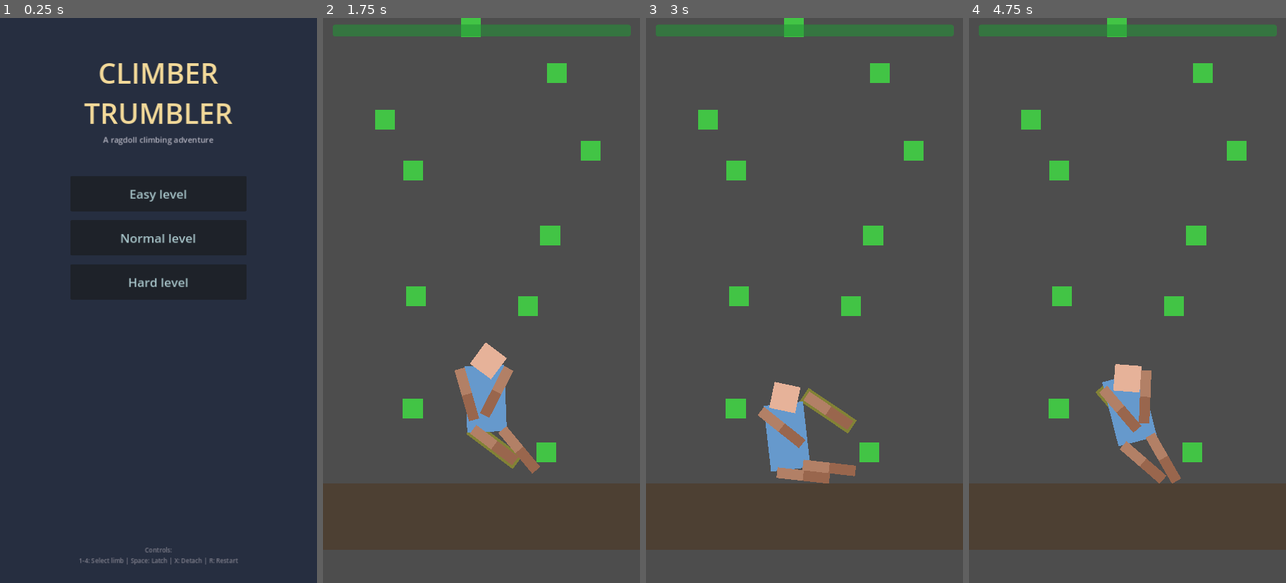
Above: before the commit, frames 1-4 (left to right).
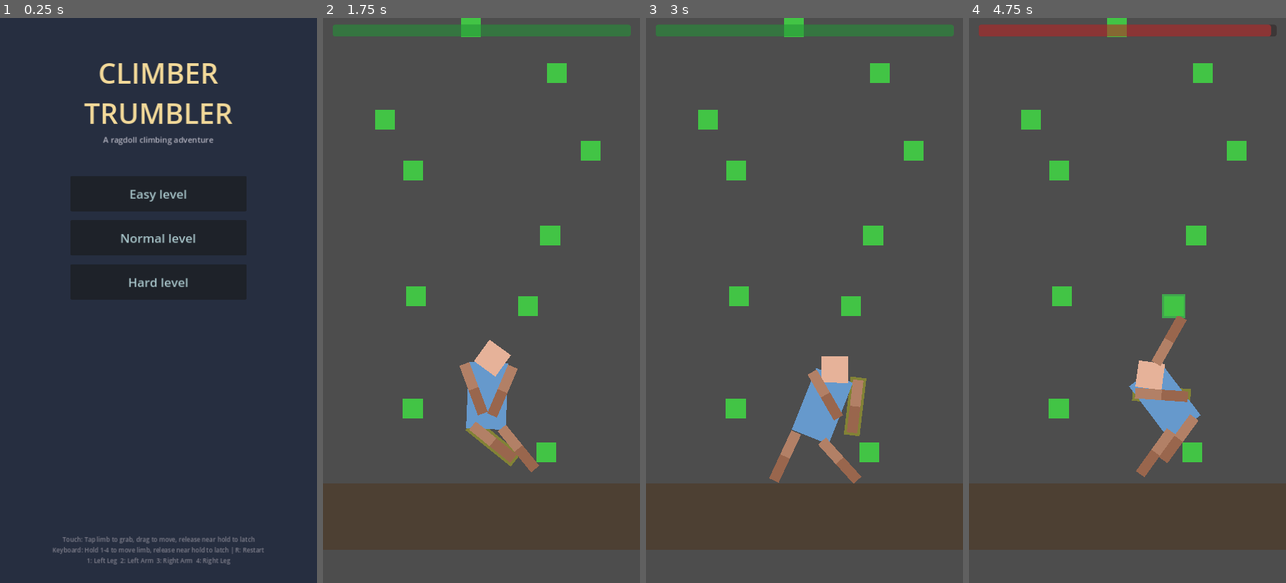
Above: after the commit, the same moments.

Repository: ZagorcicA/climber-trumbler
Game: Godot game, scene res://scenes/ui/StartScreen.tscn
Two runs of this game, one before a commit and one after it. Both use one fixed random seed, a clock stepped at 60 frames per second and the inputs below.
Inputs (mouse positions are in pixels of both pictures, inside the frame that each line leads up to):
- Up to frame 1 (0.25 s): no input
- Up to frame 2 (1.75 s): click "Easy level" at 0.5 s; move the mouse to (551, 272) at 1.27 s; hold 1 (select_limb_1) from 1.28 s (still down); click (551, 272) at 1.42 s; tap 2 (select_limb_2) at 1.55 s
- Up to frame 3 (3 s): release 1 (select_limb_1) at 2 s; drag from (741, 328) to (798, 419) at 2.02 s; move the mouse to (836, 176) at 2.77 s; hold 3 (select_limb_3) from 2.78 s (still down); click (836, 176) at 2.92 s
- Up to frame 4 (4.75 s): tap 4 (select_limb_4) at 3.05 s; release 3 (select_limb_3) at 3.5 s; drag from (1111, 413) to (1171, 475) at 3.52 s; move the mouse to (1222, 385) at 4.27 s; hold 2 (select_limb_2) from 4.28 s (still down); tap X (detach_limb) at 4.35 s; click (1222, 385) at 4.42 s

The runs differ from the first frame. In frame 1, 0.8% of the frame differs, in the area x 16-84%, y 91-97%; in frame 2, 1.3%; in frame 3, 4.5%; in frame 4, 6.2%, in the area x 3-98%, y 1-83%.

Commit message:
phase 3 multi touch implemented

Diff:
--- a/scenes/ui/StartScreen.tscn
+++ b/scenes/ui/StartScreen.tscn
@@ -99,6 +99,7 @@
 layout_mode = 2
 theme_override_colors/font_color = Color(0.5, 0.5, 0.55, 1)
 theme_override_font_sizes/font_size = 14
-text = "Controls:
-1-4: Select limb | Space: Latch | X: Detach | R: Restart"
+text = "Touch: Tap limb to grab, drag to move, release near hold to latch
+Keyboard: Hold 1-4 to move limb, release near hold to latch | R: Restart
+1: Left Leg  2: Left Arm  3: Right Arm  4: Right Leg"
 horizontal_alignment = 1
--- a/scripts/managers/input_manager.gd
+++ b/scripts/managers/input_manager.gd
@@ -7,25 +7,23 @@
 # Mouse state
 var mouse_position: Vector2 = Vector2.ZERO
 
-# Touch state
-var is_touch_active: bool = false
-var touch_screen_position: Vector2 = Vector2.ZERO
+# Touch state — per-finger tracking for multi-touch
+var active_touches: Dictionary = {}  # finger_index (int) → screen_position (Vector2)
 
 # Input state for limb controls
 var latch_just_pressed: bool = false
 var detach_just_pressed: bool = false
-var limb_key_held: int = -1  # Limb index currently held via keyboard, -1 for none
+var limb_keys_held: Array = []  # Limb indices currently held via keyboard
 
 func _input(event: InputEvent):
 	if event is InputEventScreenTouch:
 		if event.pressed:
-			is_touch_active = true
-			touch_screen_position = event.position
+			active_touches[event.index] = event.position
 		else:
-			is_touch_active = false
+			active_touches.erase(event.index)
 	elif event is InputEventScreenDrag:
-		if is_touch_active:
-			touch_screen_position = event.position
+		if event.index in active_touches:
+			active_touches[event.index] = event.position
 
 func _process(_delta):
 	# Update mouse position
@@ -42,17 +40,16 @@
 	if Input.is_action_just_pressed("detach_limb"):
 		detach_just_pressed = true
 
-	# Check which limb key is held (mapping: 1=left leg, 2=left arm, 3=right arm, 4=right leg)
+	# Check which limb keys are held (multiple allowed simultaneously)
+	limb_keys_held = []
 	if Input.is_action_pressed("select_limb_1"):
-		limb_key_held = 2    # left leg
-	elif Input.is_action_pressed("select_limb_2"):
-		limb_key_held = 0    # left arm
-	elif Input.is_action_pressed("select_limb_3"):
-		limb_key_held = 1    # right arm
-	elif Input.is_action_pressed("select_limb_4"):
-		limb_key_held = 3    # right leg
-	else:
-		limb_key_held = -1
+		limb_keys_held.append(2)    # left leg
+	if Input.is_action_pressed("select_limb_2"):
+		limb_keys_held.append(0)    # left arm
+	if Input.is_action_pressed("select_limb_3"):
+		limb_keys_held.append(1)    # right arm
+	if Input.is_action_pressed("select_limb_4"):
+		limb_keys_held.append(3)    # right leg
 
 func get_mouse_world_position() -> Vector2:
 	# Get mouse position in world coordinates (accounting for camera)
@@ -61,8 +58,6 @@
 		return camera.get_global_mouse_position()
 	return mouse_position
 
-func get_target_world_position() -> Vector2:
-	if is_touch_active:
-		var canvas_transform = get_viewport().get_canvas_transform()
-		return canvas_transform.affine_inverse() * touch_screen_position
-	return get_mouse_world_position()
+func screen_to_world(screen_pos: Vector2) -> Vector2:
+	var canvas_transform = get_viewport().get_canvas_transform()
+	return canvas_transform.affine_inverse() * screen_pos
--- a/scripts/player/limb.gd
+++ b/scripts/player/limb.gd
@@ -21,8 +21,7 @@
 
 func _physics_process(_delta):
 	if is_selected and not is_latched:
-		# Move limb toward mouse position
-		target_position = InputManager.get_target_world_position()
+		# target_position is set by Player each frame
 		_move_toward_target()
 
 func _move_toward_target():
--- a/scripts/player/player.gd
+++ b/scripts/player/player.gd
@@ -11,19 +11,16 @@
 @onready var right_leg = $RightLeg
 
 var limbs: Array = []
-var selected_limb_index: int = -1
-var selection_source: String = "keyboard"  # "keyboard" or "touch"
-var _was_touch_active: bool = false
-var _prev_limb_key_held: int = -1
+var touch_limb_map: Dictionary = {}      # finger_index → limb_index
+var _prev_touch_fingers: Array = []      # previous frame's active finger indices
+var keyboard_selected_indices: Array = []  # keyboard-controlled limb indices
+var _prev_limb_keys_held: Array = []
 var torso_on_ground: bool = false  # Tracks if torso is touching floor/ground
 var legs_on_ground: int = 0  # Count of legs touching the floor
 
 func _ready():
-	# Register all limbs in order: 1=LeftArm, 2=RightArm, 3=LeftLeg, 4=RightLeg
+	# Register all limbs in order: 0=LeftArm, 1=RightArm, 2=LeftLeg, 3=RightLeg
 	limbs = [left_arm, right_arm, left_leg, right_leg]
-
-	# No limb selected by default — player selects via touch
-	selected_limb_index = -1
 
 	# Connect to stamina depletion signal
 	StaminaManager.stamina_depleted.connect(_on_stamina_depleted)
@@ -59,86 +56,106 @@
 	torso.linear_velocity.x *= PhysicsConstants.STAND_DAMPING
 
 func _handle_limb_selection():
-	# KEYBOARD: hold-to-select with edge detection
-	var key_held = InputManager.limb_key_held
-	if key_held >= 0 and key_held != _prev_limb_key_held:
-		# Key just pressed → detach if latched, then select
-		if limbs[key_held].is_latched:
-			limbs[key_held].detach_from_hold()
-		select_limb(key_held)
-		selection_source = "keyboard"
-	elif key_held < 0 and _prev_limb_key_held >= 0 and selection_source == "keyboard":
-		# Key just released → try latch, then deselect
-		var selected = get_selected_limb()
-		if selected and not selected.is_latched and StaminaManager.can_latch():
-			var nearest_hold = selected.get_nearest_hold()
-			if nearest_hold:
-				selected.latch_to_hold(nearest_hold)
-		select_limb(-1)
-	_prev_limb_key_held = key_held
-
-	# TOUCH: detect finger-down (rising edge)
-	var touch_active = InputManager.is_touch_active
-	if touch_active and not _was_touch_active:
-		var touch_world_pos = InputManager.get_target_world_position()
-		var nearest_index = _find_nearest_limb(touch_world_pos)
-		if nearest_index >= 0:
-			if limbs[nearest_index].is_latched:
-				# Tap a latched limb → detach and start moving
-				limbs[nearest_index].detach_from_hold()
-			select_limb(nearest_index)
-			selection_source = "touch"
-
-	# TOUCH: finger-up → try to latch, then deselect
-	if not touch_active and _was_touch_active and selection_source == "touch":
-		var selected = get_selected_limb()
-		if selected and not selected.is_latched and StaminaManager.can_latch():
-			var nearest_hold = selected.get_nearest_hold()
-			if nearest_hold:
-				selected.latch_to_hold(nearest_hold)
-		select_limb(-1)
-
-	_was_touch_active = touch_active
+	_handle_keyboard_selection()
+	_handle_touch_selection()
+	_update_limb_targets()
+
+func _handle_keyboard_selection():
+	var keys_held = InputManager.limb_keys_held
+
+	# Rising edge: newly pressed keys → detach if latched, select
+	for key in keys_held:
+		if key not in _prev_limb_keys_held:
+			if limbs[key].is_latched:
+				limbs[key].detach_from_hold()
+			if key not in keyboard_selected_indices:
+				keyboard_selected_indices.append(key)
+			limbs[key].set_selected(true)
+
+	# Falling edge: released keys → try latch, deselect
+	for key in _prev_limb_keys_held:
+		if key not in keys_held:
+			var limb = limbs[key]
+			if not limb.is_latched and StaminaManager.can_latch():
+				var nearest_hold = limb.get_nearest_hold()
+				if nearest_hold:
+					limb.latch_to_hold(nearest_hold)
+			limb.set_selected(false)
+			keyboard_selected_indices.erase(key)
+
+	_prev_limb_keys_held = keys_held.duplicate()
+
+func _handle_touch_selection():
+	var curr_fingers = InputManager.active_touches.keys()
+
+	# New fingers (rising edge) — find and bind limbs
+	for finger in curr_fingers:
+		if finger not in _prev_touch_fingers and finger not in touch_limb_map:
+			var world_pos = InputManager.screen_to_world(InputManager.active_touches[finger])
+			var excluded = touch_limb_map.values()
+			excluded.append_array(keyboard_selected_indices)
+			var nearest = _find_nearest_limb(world_pos, excluded)
+			if nearest >= 0:
+				if limbs[nearest].is_latched:
+					limbs[nearest].detach_from_hold()
+				limbs[nearest].set_selected(true)
+				touch_limb_map[finger] = nearest
+
+	# Released fingers (falling edge) — latch and unbind
+	for finger in _prev_touch_fingers:
+		if finger not in curr_fingers and finger in touch_limb_map:
+			var limb_index = touch_limb_map[finger]
+			var limb = limbs[limb_index]
+			if not limb.is_latched and StaminaManager.can_latch():
+				var nearest_hold = limb.get_nearest_hold()
+				if nearest_hold:
+					limb.latch_to_hold(nearest_hold)
+			limb.set_selected(false)
+			touch_limb_map.erase(finger)
+
+	_prev_touch_fingers = curr_fingers.duplicate()
+
+func _update_limb_targets():
+	# Touch-controlled limbs
+	for finger in touch_limb_map:
+		var limb_index = touch_limb_map[finger]
+		var screen_pos = InputManager.active_touches.get(finger)
+		if screen_pos:
+			limbs[limb_index].target_position = InputManager.screen_to_world(screen_pos)
+
+	# Keyboard-controlled limbs all follow mouse
+	var mouse_pos = InputManager.get_mouse_world_position()
+	for limb_index in keyboard_selected_indices:
+		limbs[limb_index].target_position = mouse_pos
 
 func _handle_limb_actions():
-	# Handle latch and detach actions
-	var selected = get_selected_limb()
-	if not selected:
+	# Handle latch and detach actions (keyboard Space/X) for all keyboard-selected limbs
+	if keyboard_selected_indices.is_empty():
 		return
 
-	# Latch selected limb to nearest hold
-	if InputManager.latch_just_pressed:
-		# Check if player has enough stamina to latch
-		if not StaminaManager.can_latch():
-			return
-
-		var nearest_hold = selected.get_nearest_hold()
-		if nearest_hold:
-			selected.latch_to_hold(nearest_hold)
-
-	# Detach selected limb
+	if InputManager.latch_just_pressed and StaminaManager.can_latch():
+		for limb_index in keyboard_selected_indices:
+			var limb = limbs[limb_index]
+			if not limb.is_latched:
+				var nearest_hold = limb.get_nearest_hold()
+				if nearest_hold:
+					limb.latch_to_hold(nearest_hold)
+
 	if InputManager.detach_just_pressed:
-		selected.detach_from_hold()
-
-func select_limb(index: int):
-	# Deselect previous limb
-	if selected_limb_index >= 0 and selected_limb_index < limbs.size():
-		limbs[selected_limb_index].set_selected(false)
-
-	# Select new limb
-	selected_limb_index = index
-	if selected_limb_index >= 0 and selected_limb_index < limbs.size():
-		limbs[selected_limb_index].set_selected(true)
+		for limb_index in keyboard_selected_indices:
+			limbs[limb_index].detach_from_hold()
 
 func get_selected_limb():
-	if selected_limb_index >= 0 and selected_limb_index < limbs.size():
-		return limbs[selected_limb_index]
+	if not keyboard_selected_indices.is_empty():
+		return limbs[keyboard_selected_indices[0]]
 	return null
 
-func _find_nearest_limb(world_pos: Vector2) -> int:
+func _find_nearest_limb(world_pos: Vector2, exclude: Array = []) -> int:
 	var best_index: int = -1
 	var best_distance: float = PhysicsConstants.TOUCH_SELECT_RADIUS
 	for i in range(limbs.size()):
+		if i in exclude:
+			continue
 		var distance = world_pos.distance_to(limbs[i].global_position)
 		if distance < best_distance:
 			best_distance = distance
@@ -146,25 +163,30 @@
 	return best_index
 
 func _update_head_tracking():
-	"""Update head to look at cursor when limb is selected, or stay upright when idle"""
-	var selected = get_selected_limb()
-
-	if selected and not selected.is_latched:
-		# Limb is selected and moving - head tracks cursor
-		var target_pos = InputManager.get_target_world_position()
-		head.track_position(target_pos)
+	var track_pos = null
+
+	# Prefer touch targets
+	if not touch_limb_map.is_empty():
+		var finger = touch_limb_map.keys()[0]
+		var screen_pos = InputManager.active_touches.get(finger)
+		if screen_pos:
+			track_pos = InputManager.screen_to_world(screen_pos)
+	# Fall back to keyboard/mouse
+	elif not keyboard_selected_indices.is_empty():
+		for idx in keyboard_selected_indices:
+			if not limbs[idx].is_latched:
+				track_pos = InputManager.get_mouse_world_position()
+				break
+
+	if track_pos:
+		head.track_position(track_pos)
 	else:
-		# No limb selected or limb is latched - head stays upright
 		head.stop_tracking()
 
 func _is_grounded() -> bool:
 	return torso_on_ground or legs_on_ground > 0
 
 func _update_stamina(delta: float):
-	"""
-	Update stamina system based on current limb configuration.
-	Counts which limbs are latched and passes to StaminaManager.
-	"""
 	# Count latched arms (indices 0-1) and gather hold difficulty multipliers
 	var arms_latched = 0
 	var hold_drain_multiplier = 0.0
@@ -198,32 +220,18 @@
 	StaminaManager.update_stamina(delta, arms_latched, legs_latched, _is_grounded(), avg_hold_multiplier)
 
 func _on_stamina_depleted():
-	"""
-	Called when stamina reaches 0.
-	Detaches all limbs, causing player to fall.
-	"""
 	# Detach all latched limbs
 	for limb in limbs:
 		if limb.is_latched:
 			limb.detach_from_hold()
 
 func _on_torso_body_entered(body: Node):
-	"""
-	Called when Torso starts colliding with something.
-	Check if it's the floor (layer 2) to determine if player is grounded.
-	"""
 	if body is StaticBody2D:
-		# Check if body is on layer 2 (environment/floor)
-		if body.collision_layer & 2:  # Bitwise check for layer 2
+		if body.collision_layer & 2:
 			torso_on_ground = true
 
 func _on_torso_body_exited(body: Node):
-	"""
-	Called when Torso stops colliding with something.
-	Update grounded state if leaving the floor.
-	"""
 	if body is StaticBody2D:
-		# Check if body was on layer 2 (environment/floor)
 		if body.collision_layer & 2:
 			torso_on_ground = false
 
